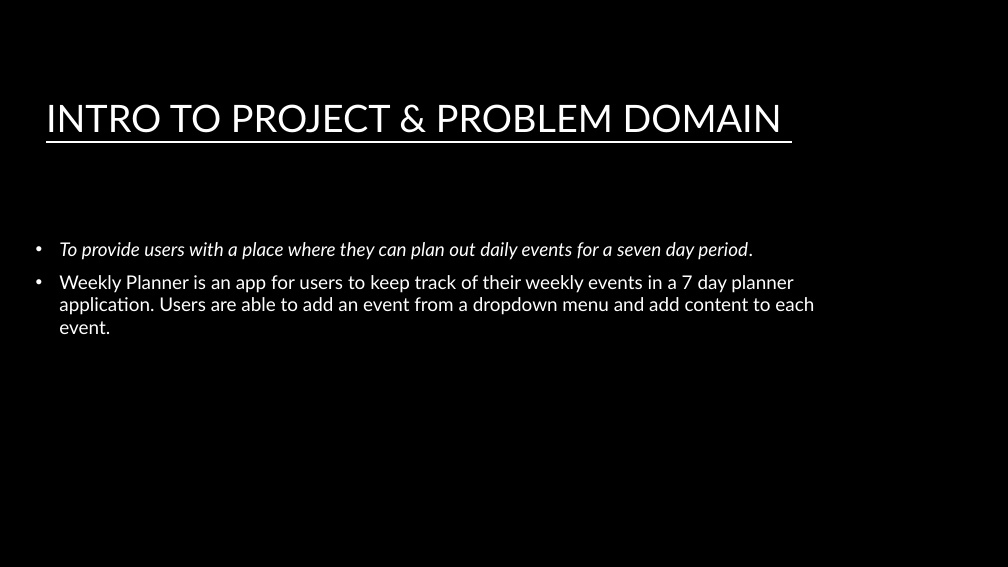
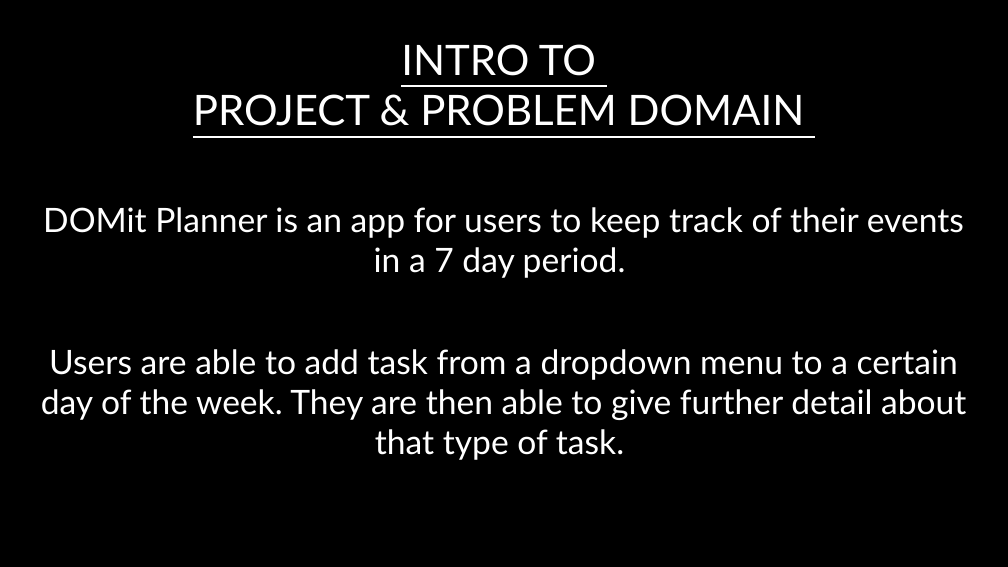
Before and after one commit to Team-Believe/weekly-planner, a slide deck: slide 2 of Presentation.pptx. Drawn at 1008x567 pixels with LibreOffice and Linux fonts; fonts in the diff are those of the drawing; background and template pictures are left out. Boxes give left, top, right and bottom in pixels: in the first picture for what was removed or moved away, otherwise in the second. Text is boxed around its words. In the diff, an @@ line names an element or a change of style, - is before the commit and + after.

```diff
--- a/Presentation.pptx
+++ b/Presentation.pptx
@@ title "INTRO TO PROJECT & PROBLEM ...": place and size @@
-title "INTRO TO PROJECT & PROBLEM ..." at (46, 104, 782, 133)
+title "INTRO TO PROJECT & PROBLEM ..." at (193, 44, 805, 126)
@@ title "INTRO TO PROJECT & PROBLEM ..." at (193, 44, 805, 126): size 36 to 40 pt; alignment left to centre @@
@@ text at (41, 207, 966, 460): text changed; size 18 to 32 pt @@
-• To provide users with a place where they can plan out daily events for a seven day period.
-• Weekly Planner is an app for users to keep track of their weekly events in a 7 day planner application. Users are able to add an event from a dropdown menu and add content to each event.
+DOMit Planner is an app for users to keep track of their events in a 7 day period.
+Users are able to add task from a dropdown menu to a certain day of the week. They are then able to give further detail about that type of task.
```
Also in this commit, not shown: 3 other slides changed, 2 slides added.
